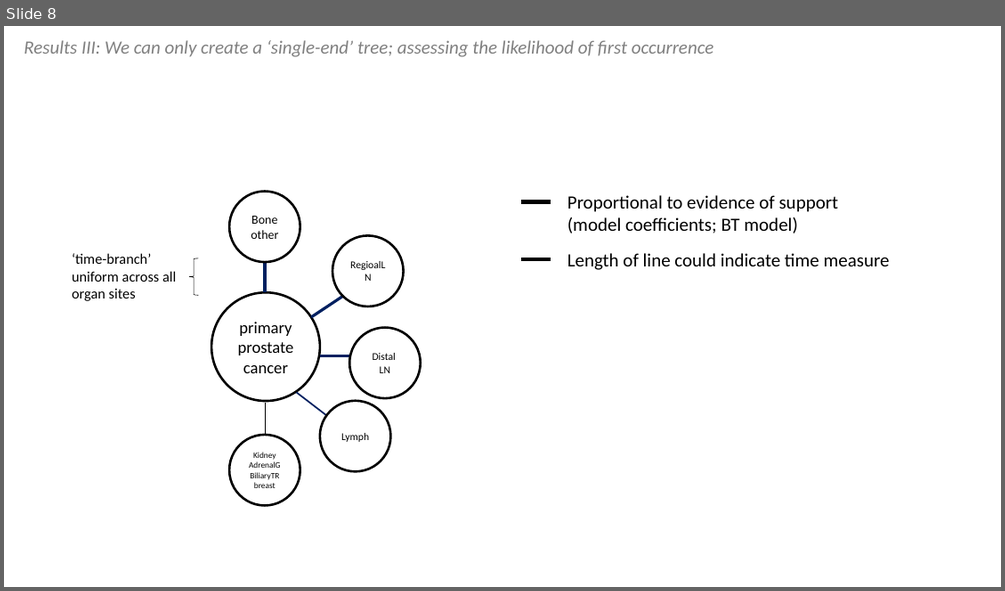
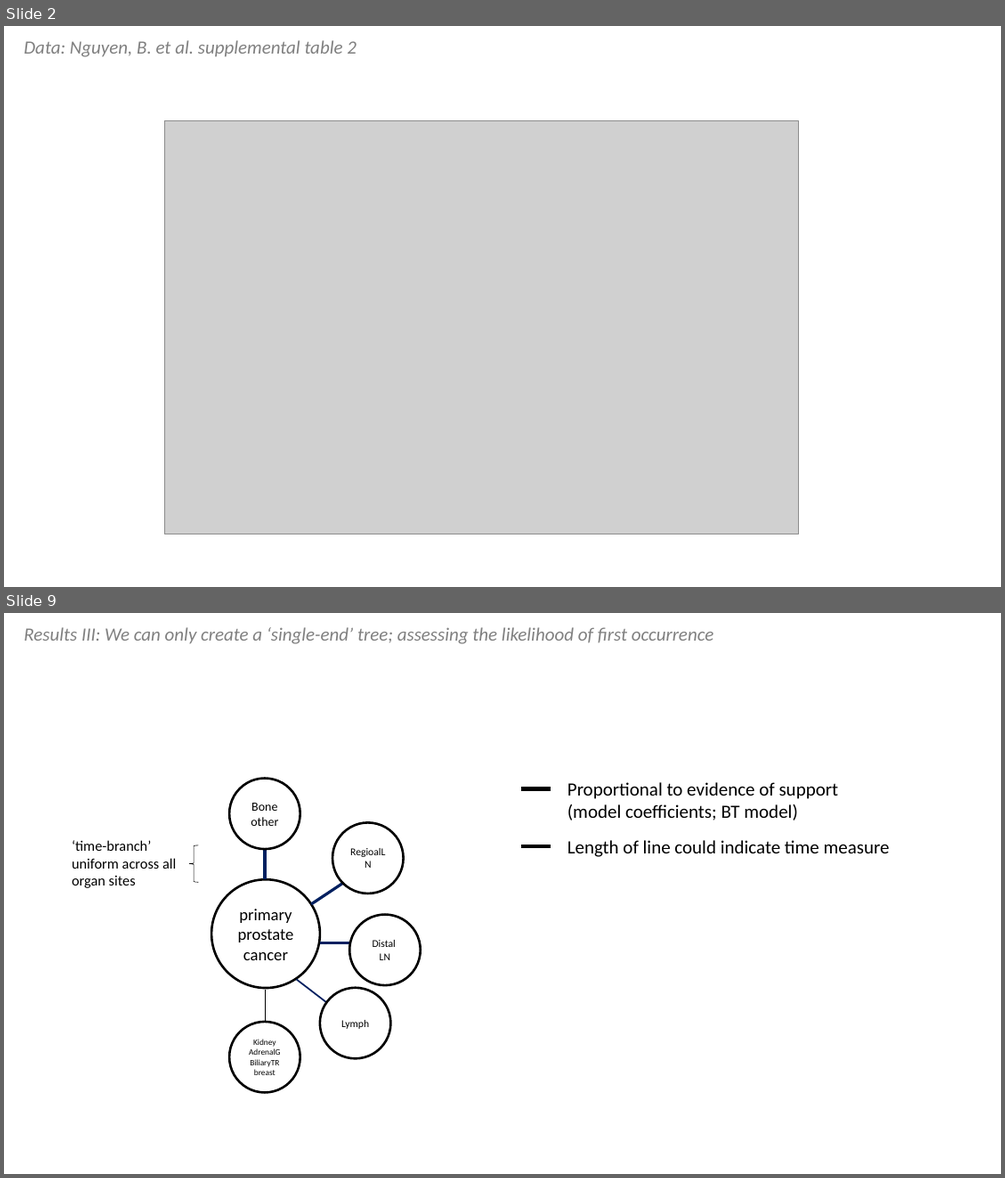
Before and after one commit to chris-kreitzer/Tropism-Timing, a slide deck: Tropism_Timing.pptx. Shown one above the other, each under a label of ours: slide 8 before the commit, slides 2 and 9 after it; the slides between them are not shown. The pictures are 1005x591 and 1005x1178 pixels, drawn with LibreOffice and Linux fonts; fonts in the diff are those of the drawing; grey boxes stand for pictures. Boxes give left, top, right and bottom in pixels: in the first picture for what was removed or moved away, otherwise in the second. Text is boxed around its words. In the diff, an @@ line names an element or a change of style, - is before the commit and + after.

```diff
--- a/Tropism_Timing.pptx
+++ b/Tropism_Timing.pptx
@@ slide 2 added at (4, 26, 1001, 587), background #FFFFFF @@
@@ text added at (24, 40, 356, 57), 18 pt, text #808080, italic @@
+Data: Nguyen, B. et al. supplemental table 2
@@ picture added at (165, 121, 799, 534) @@
@@ what was slide 8 is now slide 9 @@
```
Also in this commit, not shown: 9 slides changed, 4 other slides added, 3 slides removed.
